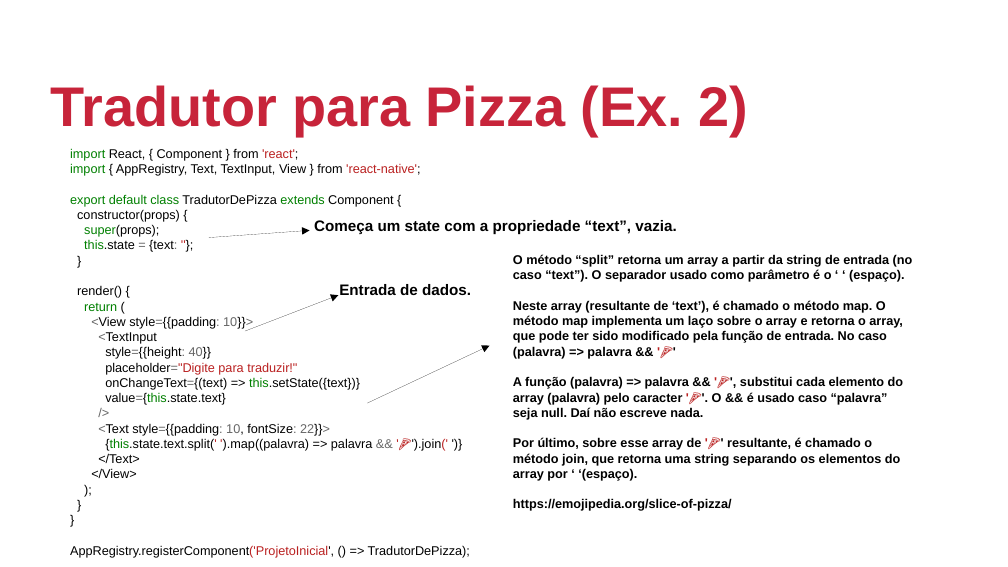
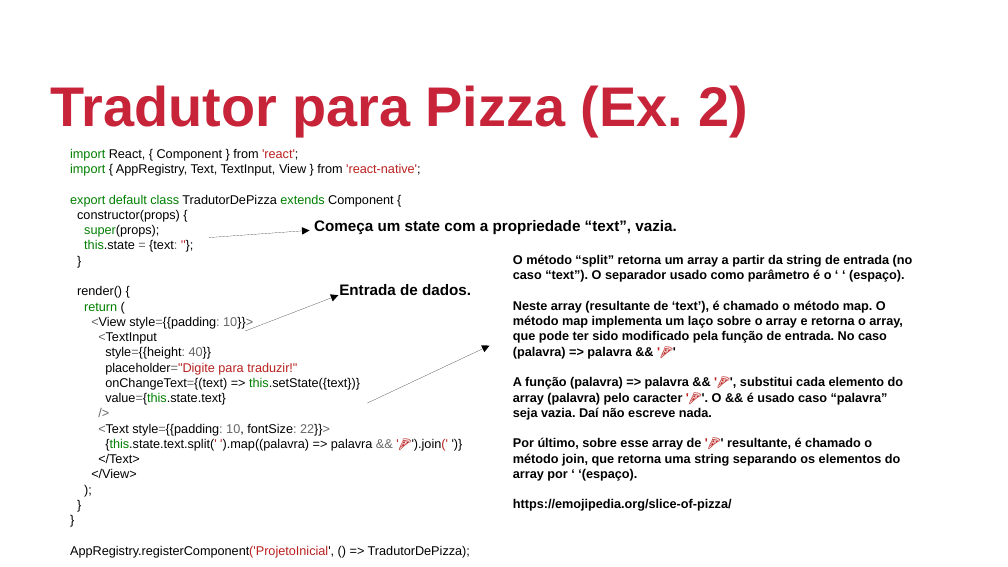
Before and after one commit to johnmagt/PIDM-2019_2, a slide deck: slide 16 of SLIDES/aula02.odp (slide 15 before the commit). Drawn at 1008x567 pixels with LibreOffice and Linux fonts; fonts in the diff are those of the drawing; background and template pictures are left out. Boxes give left, top, right and bottom in pixels: in the first picture for what was removed or moved away, otherwise in the second. Text is boxed around its words. In the diff, an @@ line names an element or a change of style, - is before the commit and + after.

```diff
--- a/SLIDES/aula02.odp
+++ b/SLIDES/aula02.odp
@@ text at [513, 376, 903, 420]: text changed @@
-A função (palavra) => palavra && '🍕', substitui cada elemento do array (palavra) pelo caracter '🍕'. O && é usado caso “palavra” seja null. Daí não escreve nada.
+A função (palavra) => palavra && '🍕', substitui cada elemento do array (palavra) pelo caracter '🍕'. O && é usado caso “palavra” seja vazia. Daí não escreve nada.
```
Also in this commit, not shown: 1 other slide changed, 1 slide added, 25 other files.
